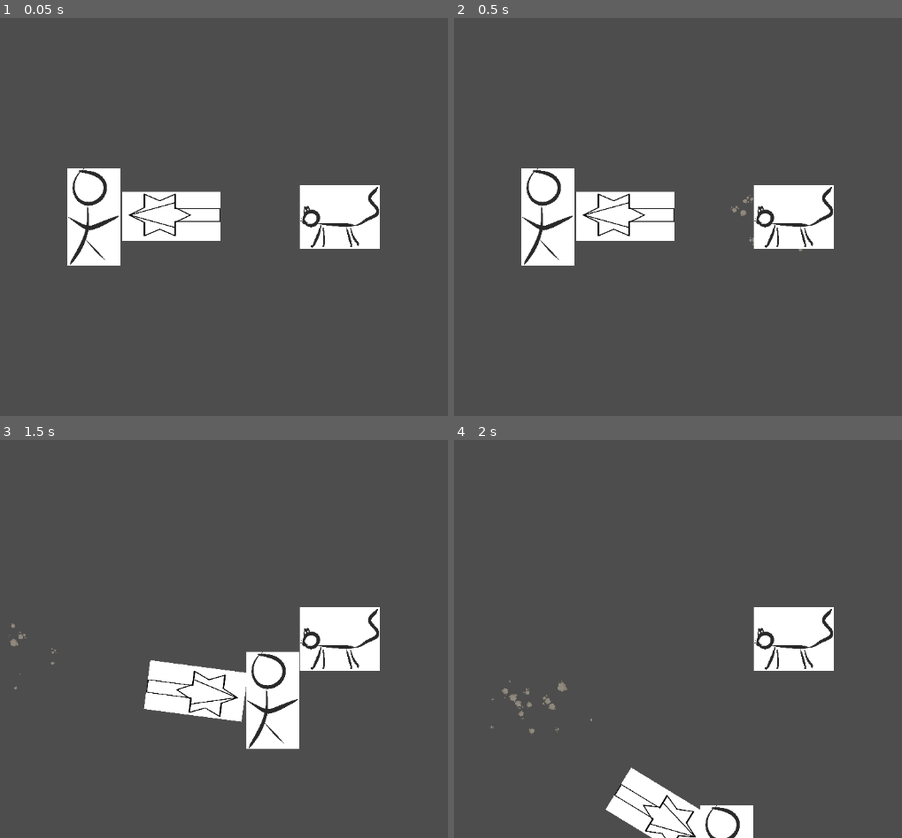
Above: before the commit, frames 1-4 (two rows, left to right).
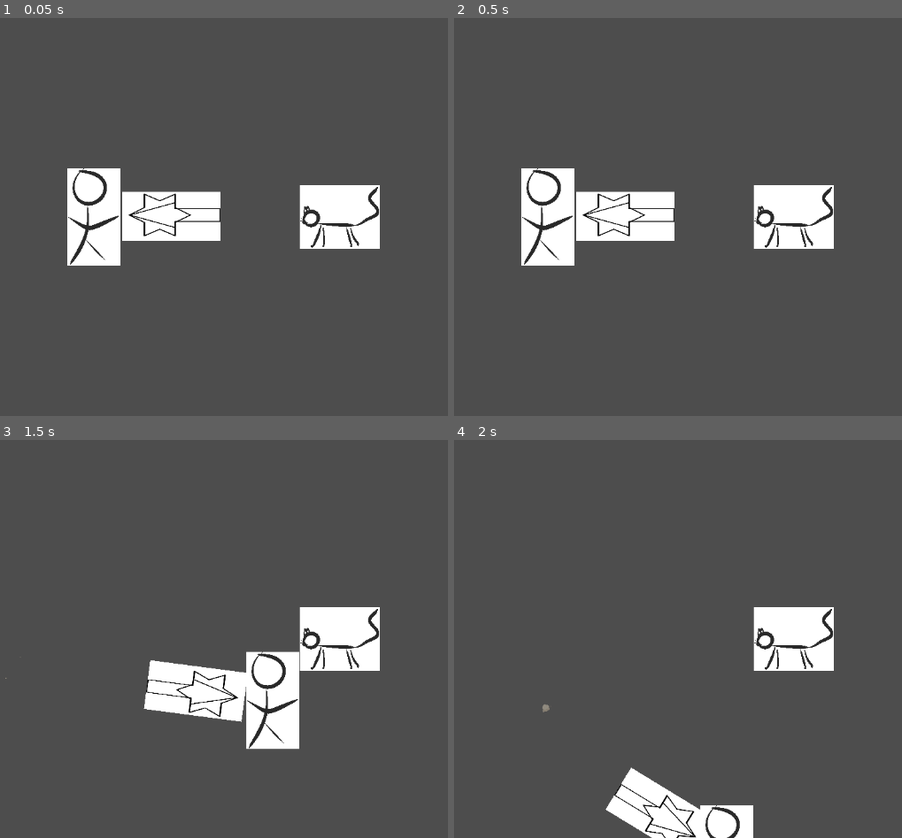
Above: after the commit, the same moments.

Repository: GeordieTomo/ludum-dare-58
Game: Godot game, scene res://world.tscn
Two runs of this game, one before a commit and one after it. Both use one fixed random seed, a clock stepped at 60 frames per second and the inputs below. This scene is started directly instead of the project's main scene.
Inputs (mouse positions are in pixels of both pictures, inside the frame that each line leads up to):
- Up to frame 1 (0.05 s): no input
- Up to frame 2 (0.5 s): no input
- Up to frame 3 (1.5 s): tap Enter at 0.5 s; move the mouse to (250, 619) at 0.52 s; hold D (move_right) 0.53-1.28 s; click (250, 619) at 0.67 s; move the mouse to (outside the picture) at 1.27 s; hold S (move_down) from 1.28 s (still down); click (outside the picture) at 1.42 s
- Up to frame 4 (2 s): keep holding S (move_down)

Frame 1 is identical in both runs. In frame 2, less than 0.1% of the frame differs, in the area x 61-78%, y 44-59%; in frame 3, less than 0.1%; in frame 4, 0.2%, in the area x 8-31%, y 60-74%.

Commit message:
Activate particles only when mouse is clicked

Diff:
--- a/scripts/player.gd
+++ b/scripts/player.gd
@@ -1,11 +1,12 @@
 extends CharacterBody2D
 
 var mouse_pos = Vector2(0, 0) # position of the mouse, relative to 0, 0
+var mouse_is_pressed = false
 
 func _input(event):
 	# Mouse in viewport coordinates.
 	if event is InputEventMouseButton:
-		print("Mouse Click/Unclick at: ", event.position)
+		$Vacuum.get_node("Sprite2D").get_node("Polygon2D").get_node("GPUParticles2D").emitting = event.pressed
 	elif event is InputEventMouseMotion:
 		var viewport_size = get_viewport().get_visible_rect().size
 		mouse_pos = event.position - viewport_size/2 # we subtract half of the view size to get coords relative to world origin
--- a/world.tscn
+++ b/world.tscn
@@ -74,6 +74,7 @@
 [node name="GPUParticles2D" type="GPUParticles2D" parent="Player/Vacuum/Sprite2D/Polygon2D"]
 material = SubResource("CanvasItemMaterial_dwbse")
 scale = Vector2(0.99999994, 1)
+emitting = false
 amount = 30
 texture = ExtResource("3_036b0")
 speed_scale = 1.33
